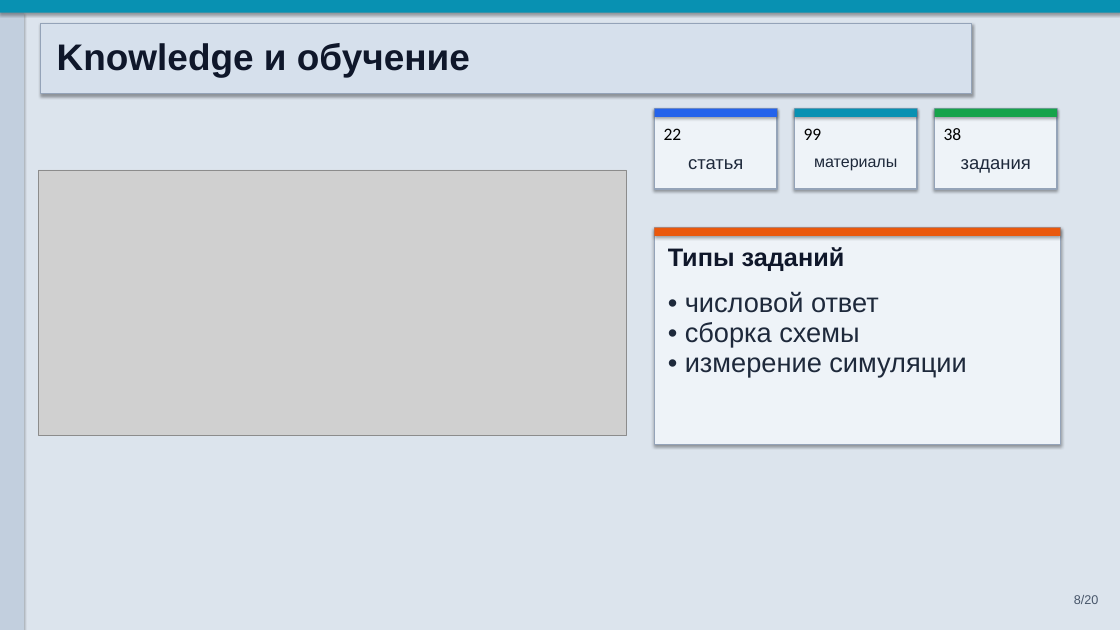
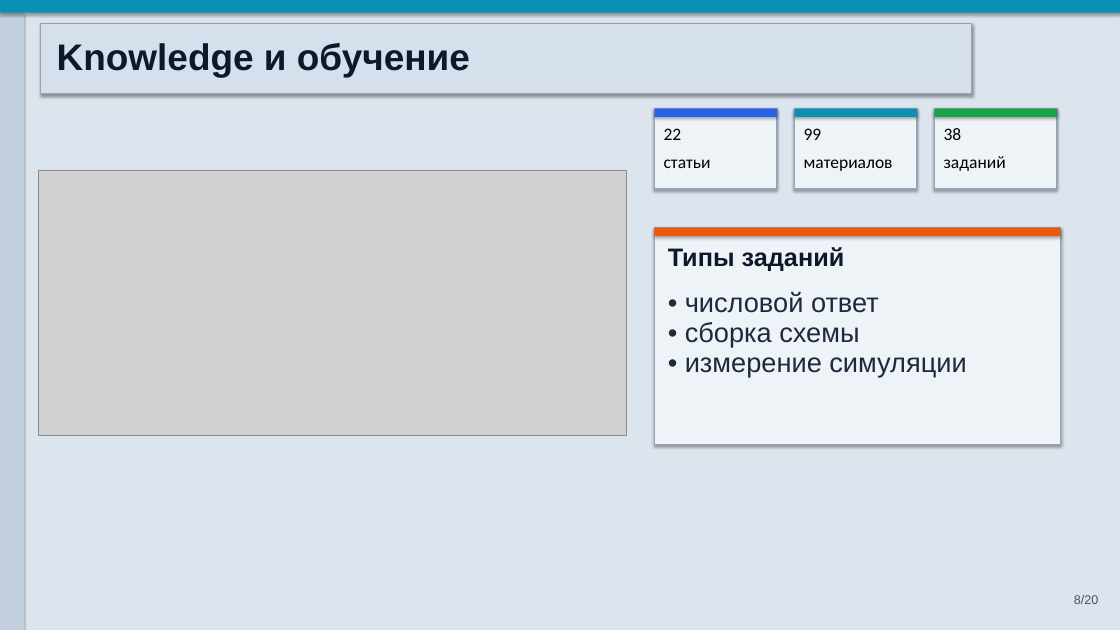
Before and after one commit to zlodey2077/Dolg, a slide deck: slide 8 of docs/Презентация_DOLG_основная_защита_20_слайдов_20260602.pptx. Drawn at 1120x630 pixels with LibreOffice and Linux fonts; fonts in the diff are those of the drawing; grey boxes stand for pictures. Boxes give left, top, right and bottom in pixels: in the first picture for what was removed or moved away, otherwise in the second. Text is boxed around its words. In the diff, an @@ line names an element or a change of style, - is before the commit and + after.

```diff
--- a/docs/Презентация_DOLG_основная_защита_20_слайдов_20260602.pptx
+++ b/docs/Презентация_DOLG_основная_защита_20_слайдов_20260602.pptx
@@ text at box(664, 159, 711, 168): text changed; size 19 to 18 pt; font Arial to Calibri; text colour #1E293B to #000000 @@
-статья
+статьи
@@ text at box(804, 159, 893, 171): text changed; size 16.5 to 18 pt; font Arial to Calibri; text colour #1E293B to #000000 @@
-материалы
+материалов
@@ text at box(944, 156, 1006, 171): text changed; size 19 to 18 pt; font Arial to Calibri; text colour #1E293B to #000000 @@
-задания
+заданий
```
Also in this commit, not shown: 4 other slides changed, 3 other files.
